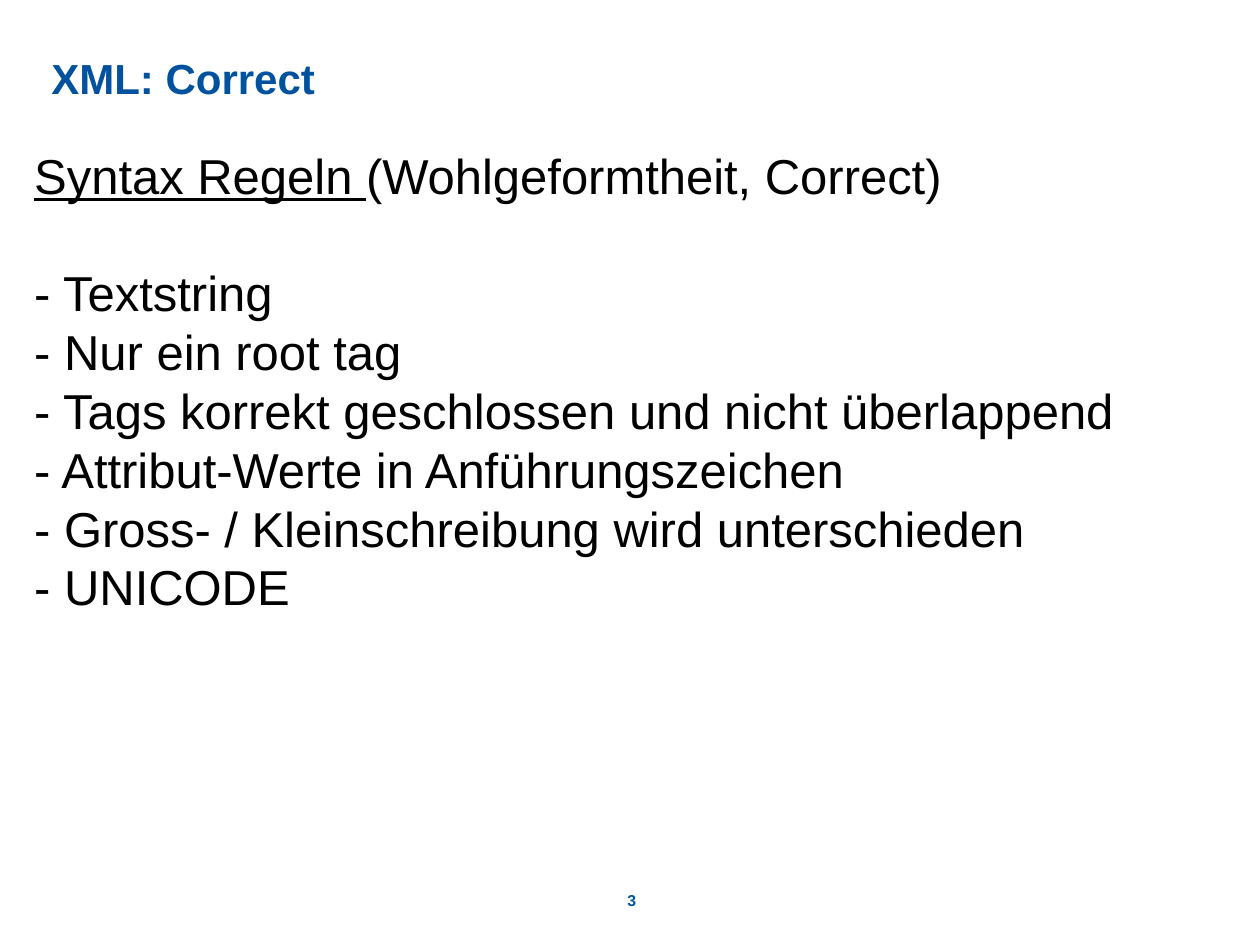
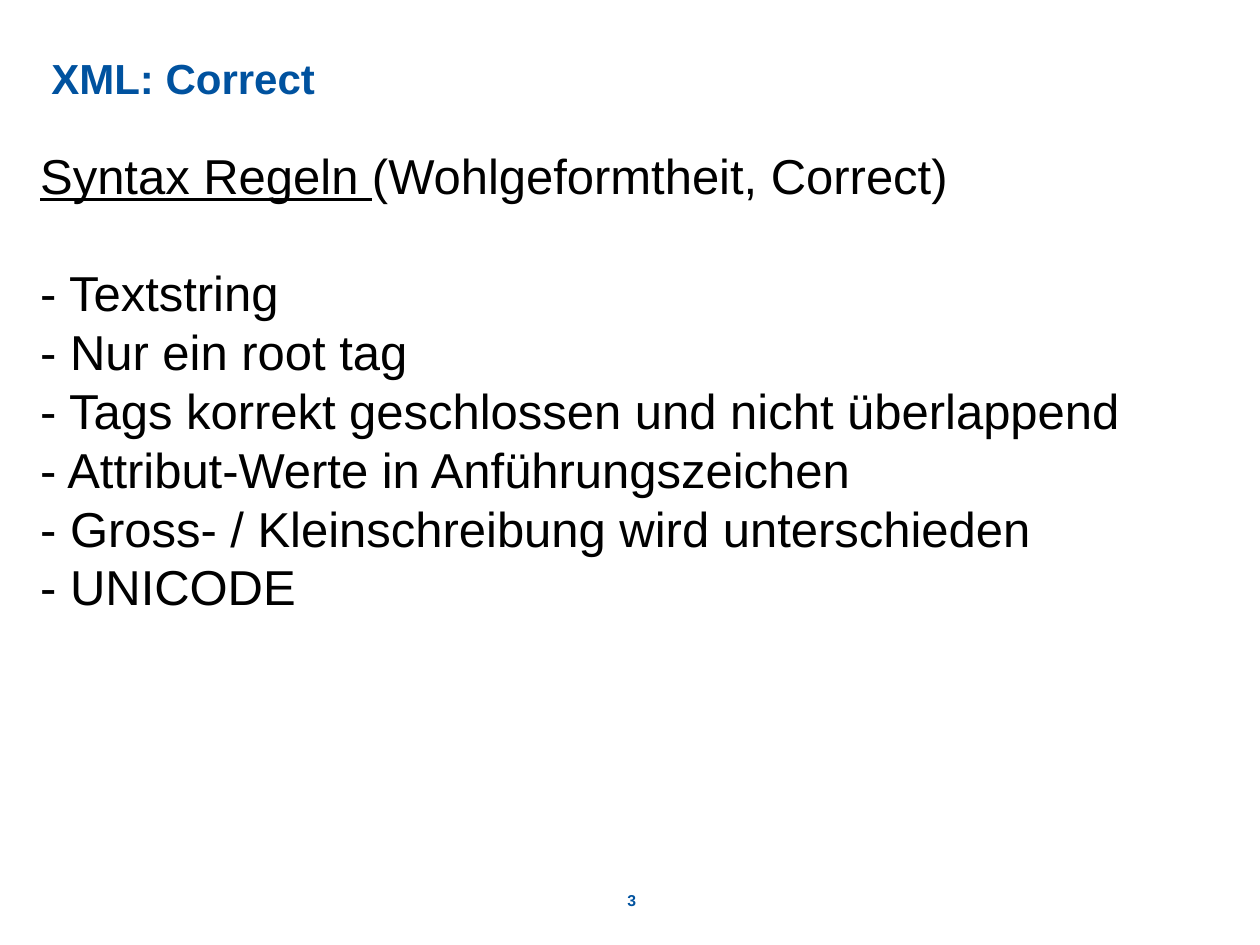
Before and after one commit to walter-rothlin/Source-Code, a slide deck: slide 3 of SchulungsUnterlagen/HWZ/XML.pptm. Drawn at 1260x945 pixels with LibreOffice and Linux fonts; fonts in the diff are those of the drawing; background and template pictures are left out. Boxes give left, top, right and bottom in pixels: in the first picture for what was removed or moved away, otherwise in the second. Text is boxed around its words. In the diff, an @@ line names an element or a change of style, - is before the commit and + after.

```diff
--- a/SchulungsUnterlagen/HWZ/XML.pptm
+++ b/SchulungsUnterlagen/HWZ/XML.pptm
@@ title "Syntax Regeln (Wohlgeformtheit, Correct) - ...": place and size @@
-title "Syntax Regeln (Wohlgeformtheit, Correct) - ..." at [34, 158, 1113, 606]
+title "Syntax Regeln (Wohlgeformtheit, Correct) - ..." at [40, 158, 1119, 606]
```
Also in this commit, not shown: 1 other slide changed.
